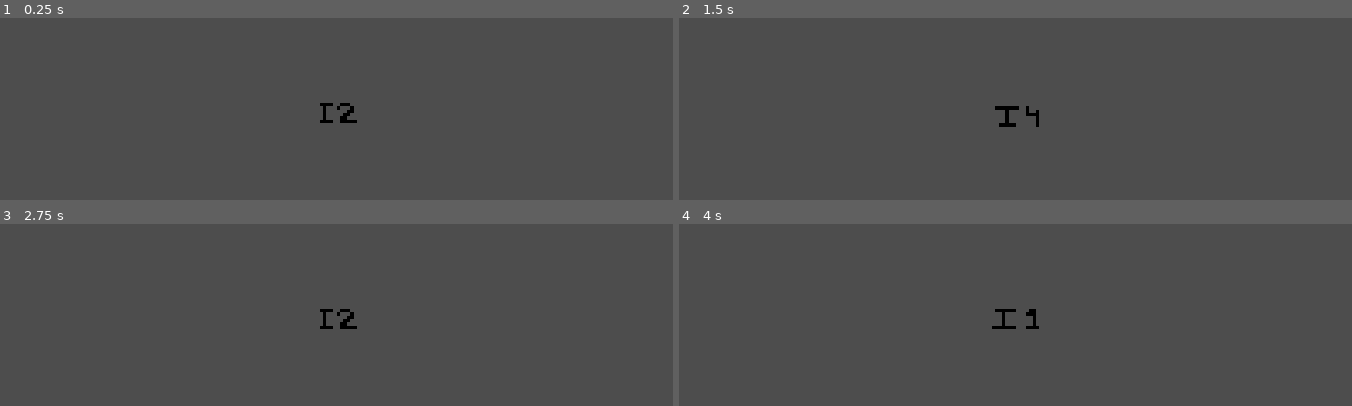
Above: before the commit, frames 1-4 (two rows, left to right).
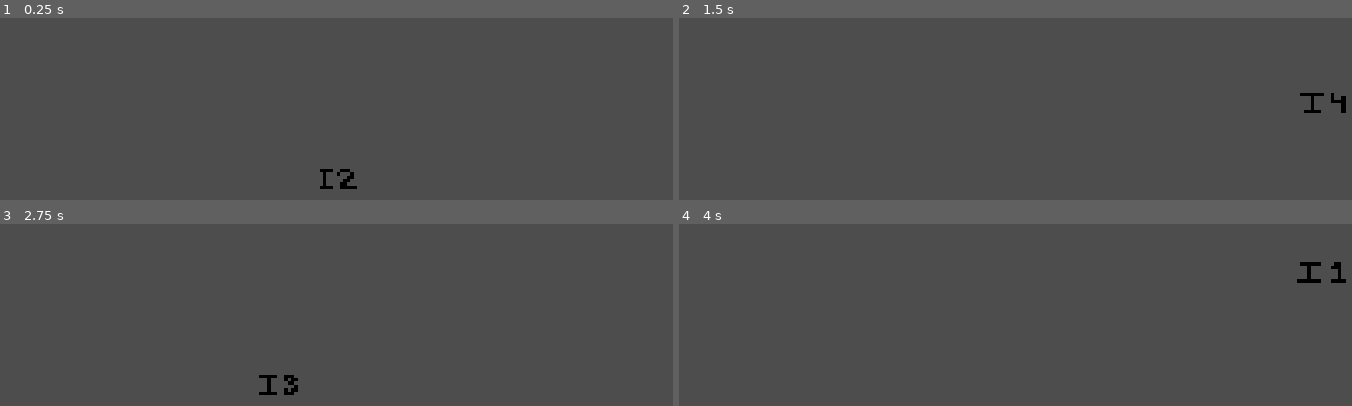
Above: after the commit, the same moments.

Repository: Nukkao/haven-2026
Game: Godot game, scene res://scenes/game.tscn
The game is run twice, just before and just after one commit, with the same random seed, the same clock (stepped at 60 frames per second) and the same inputs.
Inputs:
- Up to frame 1 (0.25 s): no input
- Up to frame 2 (1.5 s): tap Enter (ui_accept) at 0.5, 0.6, 0.77, 1.07, 1.35 s; hold Right (ui_right) from 0.53 s (still down)
- Up to frame 3 (2.75 s): tap Enter (ui_accept) at 1.52, 1.82, 2.1 s; release Right (ui_right) at 2.03 s; hold Left (ui_left) from 2.03 s (still down)
- Up to frame 4 (4 s): release Left (ui_left) at 2.78 s; hold Right (ui_right) from 2.78 s (still down); tap Enter (ui_accept) at 2.85, 3.02, 3.32, 3.6, 3.77 s

The runs differ from the first frame. In frame 1, 0.5% of the frame differs, in the area x 47-54%, y 46-94%; in frame 2, 0.5%; in frame 3, 0.5%; in frame 4, 0.6%, in the area x 46-100%, y 20-58%.

Commit message:
jump and physics

Diff:
--- a/project.godot
+++ b/project.godot
@@ -20,9 +20,37 @@
 window/stretch/mode="canvas_items"
 window/stretch/aspect="expand"
 
+[input]
+
+ui_accept={
+"deadzone": 0.5,
+"events": [Object(InputEventKey,"resource_local_to_scene":false,"resource_name":"","device":16,"window_id":0,"alt_pressed":false,"shift_pressed":false,"ctrl_pressed":false,"meta_pressed":false,"pressed":false,"keycode":4194309,"physical_keycode":0,"key_label":0,"unicode":0,"location":0,"echo":false,"script":null)
+, Object(InputEventKey,"resource_local_to_scene":false,"resource_name":"","device":16,"window_id":0,"alt_pressed":false,"shift_pressed":false,"ctrl_pressed":false,"meta_pressed":false,"pressed":false,"keycode":4194310,"physical_keycode":0,"key_label":0,"unicode":0,"location":0,"echo":false,"script":null)
+, Object(InputEventKey,"resource_local_to_scene":false,"resource_name":"","device":16,"window_id":0,"alt_pressed":false,"shift_pressed":false,"ctrl_pressed":false,"meta_pressed":false,"pressed":false,"keycode":32,"physical_keycode":0,"key_label":0,"unicode":32,"location":0,"echo":false,"script":null)
+, Object(InputEventKey,"resource_local_to_scene":false,"resource_name":"","device":-1,"window_id":0,"alt_pressed":false,"shift_pressed":false,"ctrl_pressed":false,"meta_pressed":false,"pressed":false,"keycode":0,"physical_keycode":87,"key_label":0,"unicode":119,"location":0,"echo":false,"script":null)
+]
+}
+ui_left={
+"deadzone": 0.5,
+"events": [Object(InputEventKey,"resource_local_to_scene":false,"resource_name":"","device":16,"window_id":0,"alt_pressed":false,"shift_pressed":false,"ctrl_pressed":false,"meta_pressed":false,"pressed":false,"keycode":4194319,"physical_keycode":0,"key_label":0,"unicode":0,"location":0,"echo":false,"script":null)
+, Object(InputEventJoypadButton,"resource_local_to_scene":false,"resource_name":"","device":-1,"button_index":13,"pressure":0.0,"pressed":false,"script":null)
+, Object(InputEventJoypadMotion,"resource_local_to_scene":false,"resource_name":"","device":-1,"axis":0,"axis_value":-1.0,"script":null)
+, Object(InputEventKey,"resource_local_to_scene":false,"resource_name":"","device":-1,"window_id":0,"alt_pressed":false,"shift_pressed":false,"ctrl_pressed":false,"meta_pressed":false,"pressed":false,"keycode":0,"physical_keycode":65,"key_label":0,"unicode":97,"location":0,"echo":false,"script":null)
+]
+}
+ui_right={
+"deadzone": 0.5,
+"events": [Object(InputEventKey,"resource_local_to_scene":false,"resource_name":"","device":16,"window_id":0,"alt_pressed":false,"shift_pressed":false,"ctrl_pressed":false,"meta_pressed":false,"pressed":false,"keycode":4194321,"physical_keycode":0,"key_label":0,"unicode":0,"location":0,"echo":false,"script":null)
+, Object(InputEventJoypadButton,"resource_local_to_scene":false,"resource_name":"","device":-1,"button_index":14,"pressure":0.0,"pressed":false,"script":null)
+, Object(InputEventJoypadMotion,"resource_local_to_scene":false,"resource_name":"","device":-1,"axis":0,"axis_value":1.0,"script":null)
+, Object(InputEventKey,"resource_local_to_scene":false,"resource_name":"","device":-1,"window_id":0,"alt_pressed":false,"shift_pressed":false,"ctrl_pressed":false,"meta_pressed":false,"pressed":false,"keycode":0,"physical_keycode":68,"key_label":0,"unicode":100,"location":0,"echo":false,"script":null)
+]
+}
+
 [physics]
 
 3d/physics_engine="Jolt Physics"
+2d/default_gravity=500.0
 
 [rendering]
 
--- a/scenes/game.tscn
+++ b/scenes/game.tscn
@@ -1,11 +1,32 @@
 [gd_scene format=3 uid="uid://babi2vf2c6am3"]
 
 [ext_resource type="PackedScene" uid="uid://3fkq6q5xrlmw" path="res://scenes/player.tscn" id="1_uwrxv"]
+
+[sub_resource type="WorldBoundaryShape2D" id="WorldBoundaryShape2D_g4v7s"]
+
+[sub_resource type="WorldBoundaryShape2D" id="WorldBoundaryShape2D_yf5fn"]
+normal = Vector2(-1, 0)
+distance = -96.0
+
+[sub_resource type="WorldBoundaryShape2D" id="WorldBoundaryShape2D_57qmd"]
+normal = Vector2(1, 0)
+distance = -96.0
 
 [node name="Game" type="Node2D" unique_id=805192047]
 
 [node name="Player" parent="." unique_id=251685059 instance=ExtResource("1_uwrxv")]
 
 [node name="Camera2D" type="Camera2D" parent="." unique_id=245425820]
-position = Vector2(0, -22)
+position = Vector2(0, -41)
 zoom = Vector2(5, 5)
+
+[node name="world-boundaries" type="StaticBody2D" parent="." unique_id=938131772]
+
+[node name="floor" type="CollisionShape2D" parent="world-boundaries" unique_id=1217096492]
+shape = SubResource("WorldBoundaryShape2D_g4v7s")
+
+[node name="right-wall" type="CollisionShape2D" parent="world-boundaries" unique_id=1543238845]
+shape = SubResource("WorldBoundaryShape2D_yf5fn")
+
+[node name="left-wall" type="CollisionShape2D" parent="world-boundaries" unique_id=312628457]
+shape = SubResource("WorldBoundaryShape2D_57qmd")
--- /dev/null
+++ b/scenes/player.gd
@@ -0,0 +1,25 @@
+extends CharacterBody2D
+
+
+const SPEED = 150.0
+const JUMP_VELOCITY = -200
+
+
+func _physics_process(delta: float) -> void:
+	# Add the gravity.
+	if not is_on_floor():
+		velocity += get_gravity() * delta
+
+	# Handle jump.
+	if Input.is_action_just_pressed("ui_accept") and is_on_floor():
+		velocity.y = JUMP_VELOCITY
+
+	# Get the input direction and handle the movement/deceleration.
+	# As good practice, you should replace UI actions with custom gameplay actions.
+	var direction := Input.get_axis("ui_left", "ui_right")
+	if direction:
+		velocity.x = direction * SPEED
+	else:
+		velocity.x = move_toward(velocity.x, 0, SPEED)
+
+	move_and_slide()
--- a/scenes/player.tscn
+++ b/scenes/player.tscn
@@ -1,5 +1,6 @@
 [gd_scene format=3 uid="uid://3fkq6q5xrlmw"]
 
+[ext_resource type="Script" uid="uid://dt8sjdfy0kc8n" path="res://scenes/player.gd" id="1_g2els"]
 [ext_resource type="Texture2D" uid="uid://24ynuatrl5pv" path="res://animations/animationgrid.png" id="1_lj8jo"]
 
 [sub_resource type="AtlasTexture" id="AtlasTexture_ij6vw"]
@@ -42,13 +43,14 @@
 radius = 8.0
 
 [node name="Player" type="CharacterBody2D" unique_id=251685059]
+script = ExtResource("1_g2els")
 
 [node name="AnimatedSprite2D" type="AnimatedSprite2D" parent="." unique_id=1145236457]
 position = Vector2(0, -10)
 sprite_frames = SubResource("SpriteFrames_ij6vw")
 animation = &"idle"
 autoplay = "idle"
-frame_progress = 0.15131877
+frame_progress = 0.33811298
 
 [node name="CollisionShape2D" type="CollisionShape2D" parent="." unique_id=475979105]
 position = Vector2(0, -8)
Not shown, added: scenes/player.gd.uid
